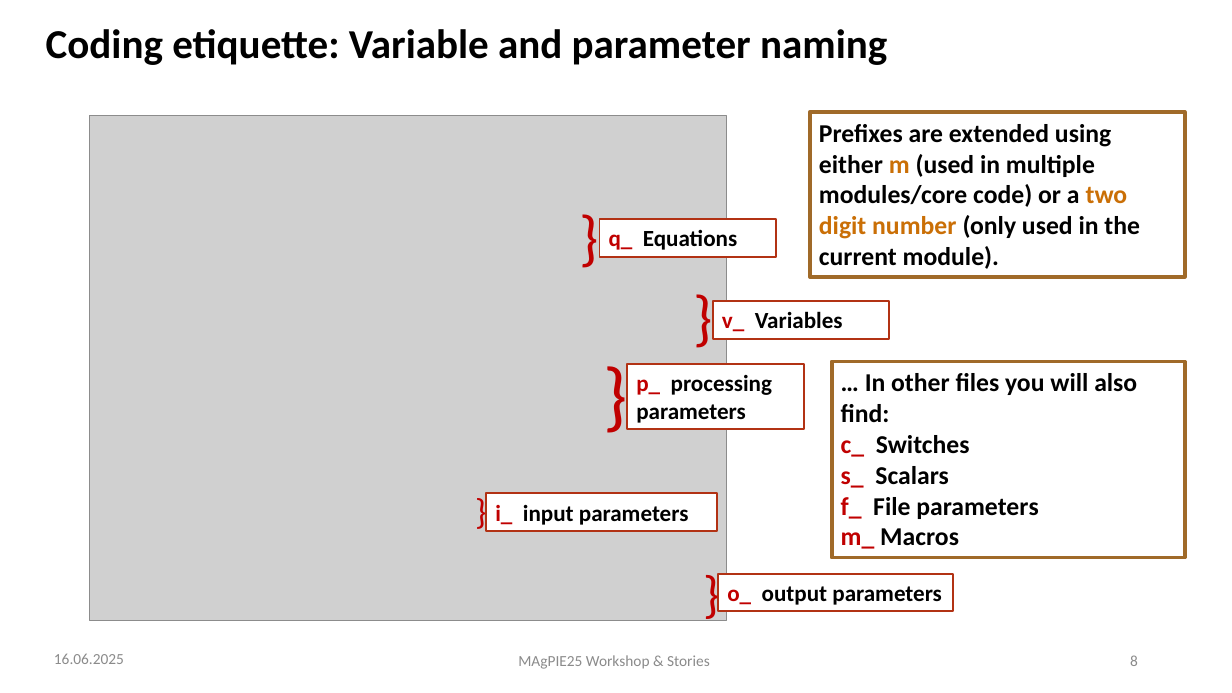
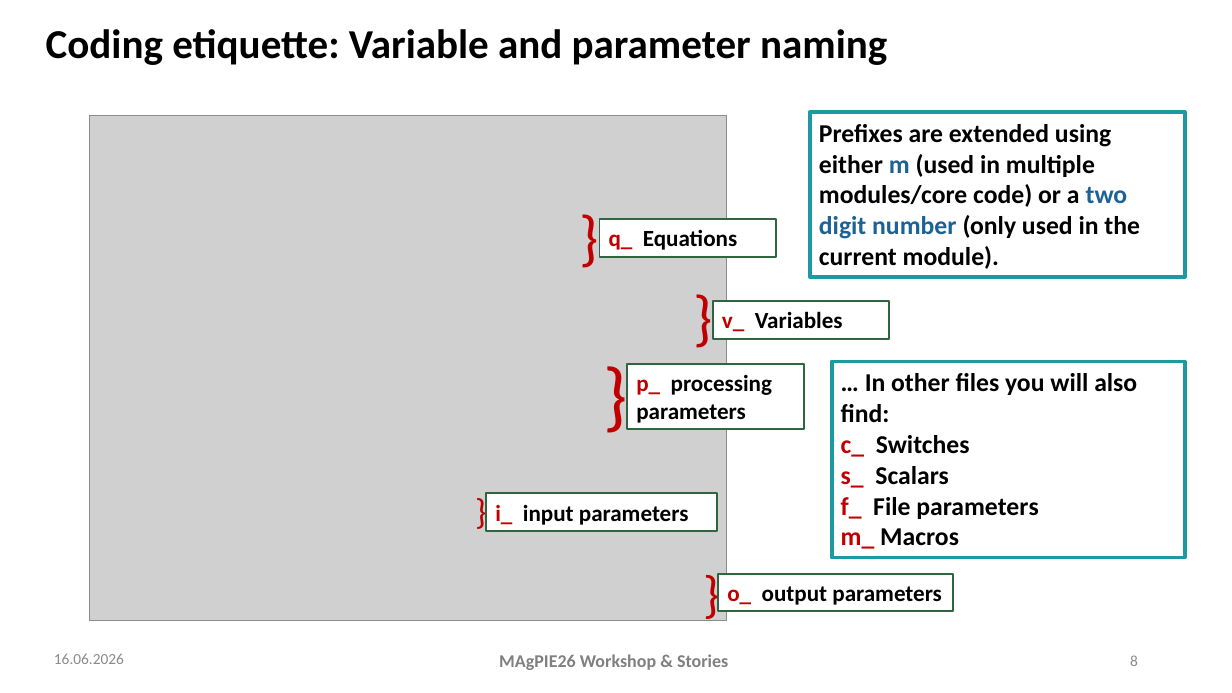
Before and after one commit to magpiemodel/magpiemodel.github.io, a slide deck: slide 8 of assets/slides/GAMS code, modules & realizations.pptx. Drawn at 1232x693 pixels with LibreOffice and Linux fonts; fonts in the diff are those of the drawing; grey boxes stand for pictures; background and template pictures are left out. Boxes give left, top, right and bottom in pixels: in the first picture for what was removed or moved away, otherwise in the second. Text is boxed around its words. In the diff, an @@ line names an element or a change of style, - is before the commit and + after.

```diff
--- a/assets/slides/GAMS code, modules & realizations.pptx
+++ b/assets/slides/GAMS code, modules & realizations.pptx
@@ rectangle "Prefixes are extended using either ..." at (x1=810, y1=112, x2=1185, y2=276): text colour #CA6F06 to #1D6294 in "m two digit number"; outline #A06A29 3 pt to #1D9BA1 3 pt @@
@@ rectangle "… In other files you ..." at (x1=832, y1=361, x2=1185, y2=557): outline #A06A29 3 pt to #1D9BA1 3 pt @@
@@ outline #B23214 1.5 pt to #2F663E 1.5 pt in 5 elements at (x1=600, y1=219, x2=776, y2=256), (x1=713, y1=301, x2=889, y2=338), (x1=628, y1=364, x2=804, y2=430), (x1=486, y1=494, x2=717, y2=531), (x1=718, y1=574, x2=953, y2=611) @@
@@ text at (x1=54, y1=653, x2=124, y2=664): text changed @@
-16.06.2025
+16.06.2026
@@ text at (x1=499, y1=654, x2=728, y2=670): text changed; size 12 to 14 pt; text colour #8C8C8C to #808080; bold on @@
-MAgPIE25 Workshop & Stories
+MAgPIE26 Workshop & Stories
```
Also in this commit, not shown: 11 other slides changed, 1 slide added.
